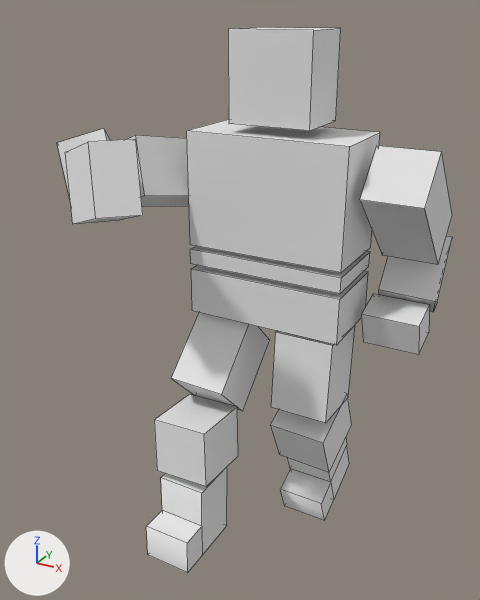
Renders of the OBJ model Assets/Models/POne/POnePunch3.obj from each side of a commit.
Camera for both pictures: a 50 mm lens placed at (3.36, -6.97, 6.6), pointed at (-0.3, -0.31, 3.27). Every picture has the same lights, and +X, +Y and +Z are marked at lower left. Mesh edges are drawn as thin lines. Where no turn or scale is listed for an object, it has been applied to the vertices.

The first picture shows 'POnePunch3'.
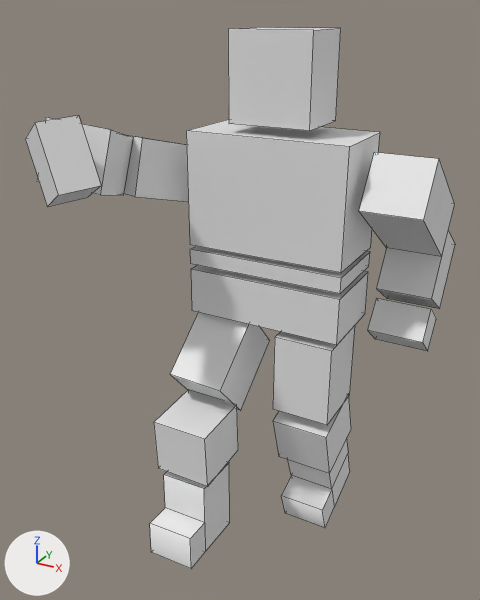
Location of each change, [x1, y1, x2, y2] in pixels of the pictures (480 x 600 px; the box of a moved part takes in the faces that stretch with it):
'POnePunch3', reshaped (9% wider)
    before: [57, 27, 452, 573]
    after: [25, 27, 455, 569]
part 1 of me_ponepunch3, moved or reshaped
    before: [146, 467, 227, 573]
    after: [150, 462, 230, 569]
part 2 of me_ponepunch3, moved or reshaped
    before: [154, 394, 238, 487]
    after: [154, 390, 238, 487]
part 3 of me_ponepunch3, moved or reshaped
    before: [270, 394, 352, 473]
    after: [273, 394, 351, 474]
part 4 of me_ponepunch3, moved or reshaped
    before: [171, 312, 270, 411]
    after: [170, 312, 270, 410]
part 5 of me_ponepunch3, moved or reshaped
    before: [280, 439, 349, 521]
    after: [281, 439, 350, 528]
part 6 of me_ponepunch3, moved or reshaped
    before: [360, 146, 452, 265]
    after: [359, 152, 455, 257]
part 7 of me_ponepunch3, moved or reshaped
    before: [126, 135, 188, 207]
    after: [124, 135, 188, 201]
part 8 of me_ponepunch3, moved or reshaped
    before: [271, 325, 355, 423]
    after: [273, 325, 355, 425]
part 9 of me_ponepunch3, moved or reshaped
    before: [57, 129, 143, 224]
    after: [25, 115, 133, 207]
part 10 of me_ponepunch3, moved or reshaped
    before: [361, 236, 452, 355]
    after: [368, 231, 455, 351]

The edits, one by one:
me_ponepunch3 is used by ob_ponepunch3; location (0.0, 0.0, 0.0).
me_ponepunch3 had 142 vertices, 109 faces and spanned x -2.2..1.92, y -2.43..1.85, z -0.05..6.39.
me_ponepunch3 now has 142 vertices, 109 faces and spans x -2.22..1.82, y -2.42..1.71, z -0.13..6.39.
me_ponepunch3 part 1: the loose piece of 14 vertices spanning x -0.92..-0.3, y -1.7..-0.67, z -0.02..1.0 is multiplied about its middle by the matrix ((1.0, -0.005, -0.021), (0.005, 1.0, 0.01), (0.021, -0.01, 1.0)), then moved by (0.0, 0.07, 0.0).
me_ponepunch3 part 2: the loose piece of 8 vertices spanning x -1.0..-0.2, y -1.35..-0.49, z 1.07..1.9 is multiplied about its middle by the matrix ((0.998, -0.009, 0.056), (0.015, 0.993, -0.121), (-0.054, 0.122, 0.991)), then moved by (0.0, 0.0, 0.03).
me_ponepunch3 part 3: the loose piece of 8 vertices spanning x 0.19..0.97, y -0.41..0.64, z 0.95..1.97 is multiplied about its middle by the matrix ((1.0, -0.027, -0.016), (0.029, 0.991, 0.133), (0.012, -0.134, 0.991)), then moved by (0.0, 0.03, -0.03).
me_ponepunch3 part 4: the loose piece of 8 vertices spanning x -0.99..-0.21, y -0.91..0.39, z 1.68..3.0 is multiplied about its middle by the matrix ((1.0, 0.009, 0.008), (-0.009, 0.999, 0.041), (-0.008, -0.041, 0.999)), then moved by (0.0, -0.01, 0.03).
me_ponepunch3 part 5: the loose piece of 16 vertices spanning x 0.22..0.85, y -0.09..1.02, z -0.05..1.26 is turned -2.1 degrees about the x axis through its middle, then moved by (0.03, -0.03, -0.09).
me_ponepunch3 part 6: the loose piece of 8 vertices spanning x 1.12..1.82, y -0.24..1.26, z 3.76..5.22 is turned 9.3 degrees about the x axis through its middle, then moved by (0.0, 0.03, 0.0).
me_ponepunch3 part 7: the loose piece of 8 vertices spanning x -2.03..-0.78, y -0.94..0.73, z 4.13..5.27 is multiplied about its middle by the matrix ((0.432, 0.054, -0.9), (0.386, 0.891, 0.238), (0.815, -0.45, 0.364)), then moved by (-0.05, 0.05, 0.03).
me_ponepunch3 part 8: the loose piece of 8 vertices spanning x 0.2..0.95, y -0.41..0.47, z 1.86..2.96 is turned 4.5 degrees about the x axis through its middle, then moved by (0.0, 0.02, -0.03).
me_ponepunch3 part 9: 16 of 142 vertices moved; they spanned x -2.2..-0.31, y -2.43..-0.85, z 4.29..5.52 and now span x -2.22..-0.88, y -2.42..-0.66, z 4.57..5.66; mean shift (-0.37, 0.09, 0.15); largest move (-0.64, -2.43, 4.83) -> (-1.56, -1.72, 5.44).
me_ponepunch3 part 10: 16 of 142 vertices moved; they spanned x 1.02..1.92, y 0.15..1.85, z 2.76..4.02 and now span x 1.12..1.82, y 0.45..1.71, z 2.56..4.1; mean shift (0.0, 0.2, -0.07); largest move (1.82, 0.31, 2.76) -> (1.82, 0.84, 2.56).
